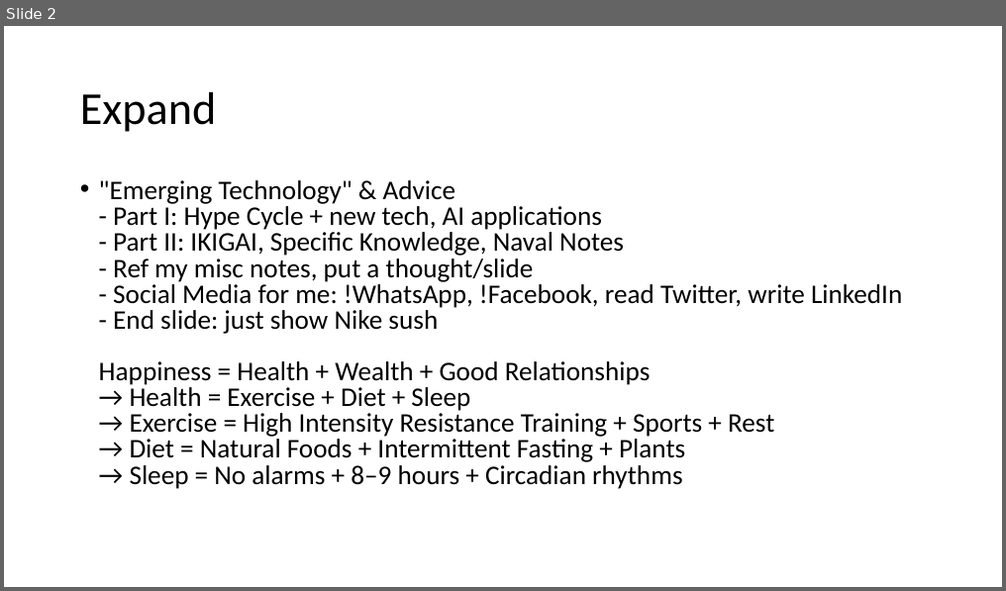
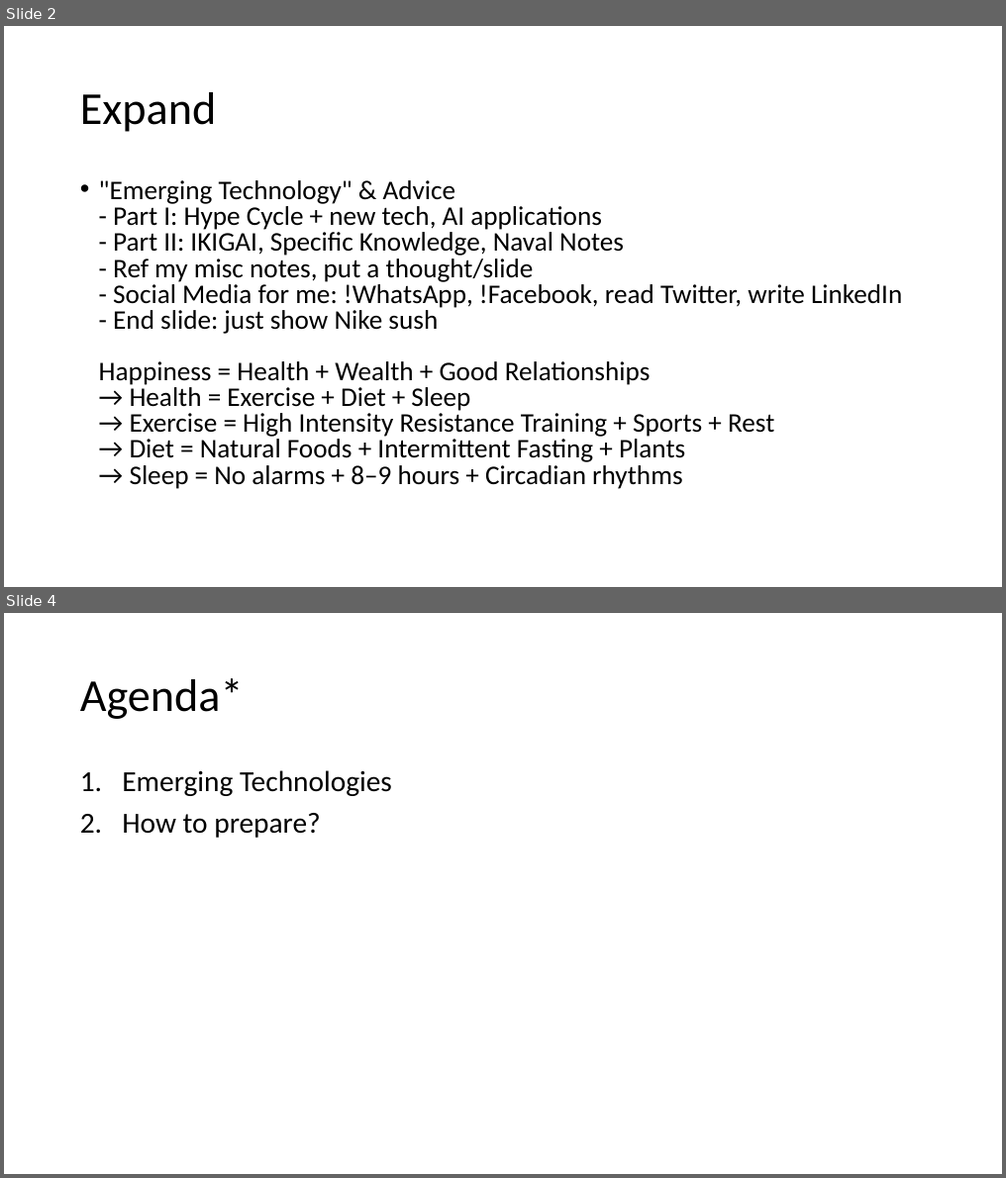
Before and after one commit to yogeshhk/Publications, a slide deck: Talk_EmergingTechnologies_MES_March13.pptx. Shown one above the other, each under a label of ours: slide 2 before the commit, slides 2 and 4 after it; the slides between them are not shown. The pictures are 1006x591 and 1006x1178 pixels, drawn with LibreOffice and Linux fonts; fonts in the diff are those of the drawing. Boxes give left, top, right and bottom in pixels: in the first picture for what was removed or moved away, otherwise in the second. Text is boxed around its words. In the diff, an @@ line names an element or a change of style, - is before the commit and + after.

```diff
--- a/Talk_EmergingTechnologies_MES_March13.pptx
+++ b/Talk_EmergingTechnologies_MES_March13.pptx
@@ slide 4 added at box(4, 613, 1002, 1174), background #FFFFFF @@
@@ title added at box(80, 678, 244, 719), 44 pt, text #000000 @@
+Agenda*
@@ text added at box(122, 770, 392, 838), 28 pt, text #000000 @@
+1. Emerging Technologies
+2. How to prepare?
```
Also in this commit, not shown: 1 slide changed, 4 other slides added, 4 other files.
